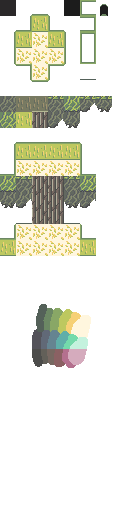
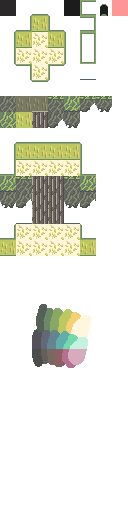
Before/after of a w=128, h=512 layered artwork. What changed in the layer stack:
painted on "floating" over [112, 0, 128, 16]
